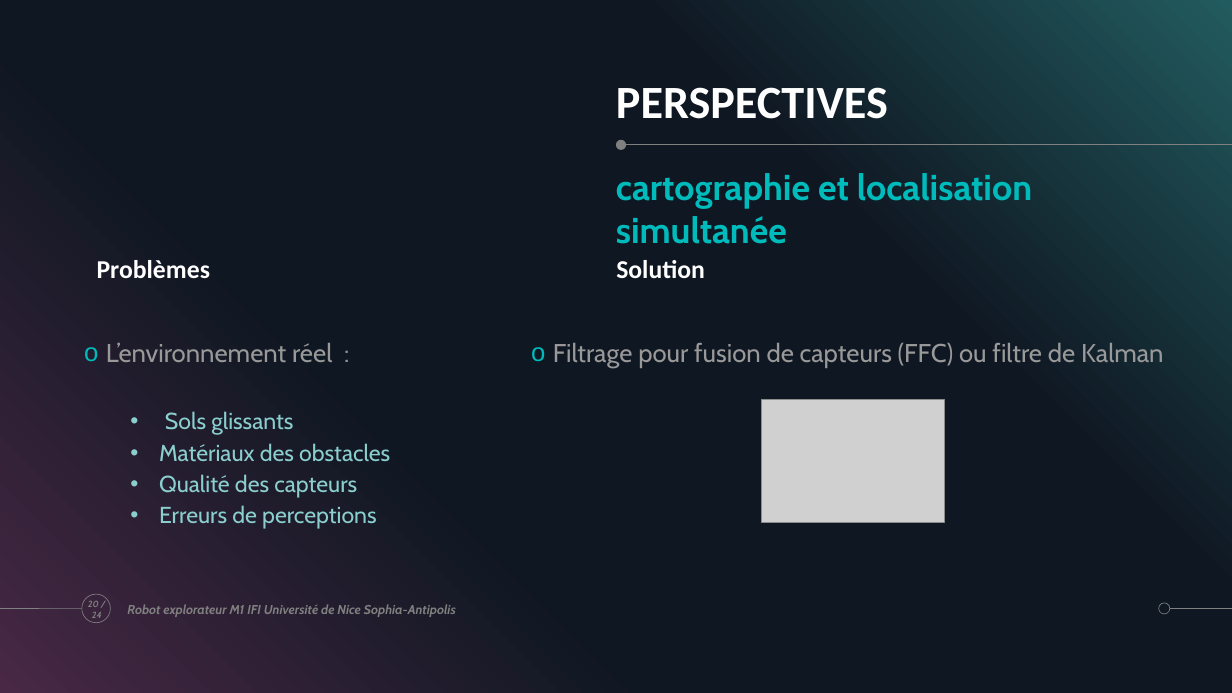
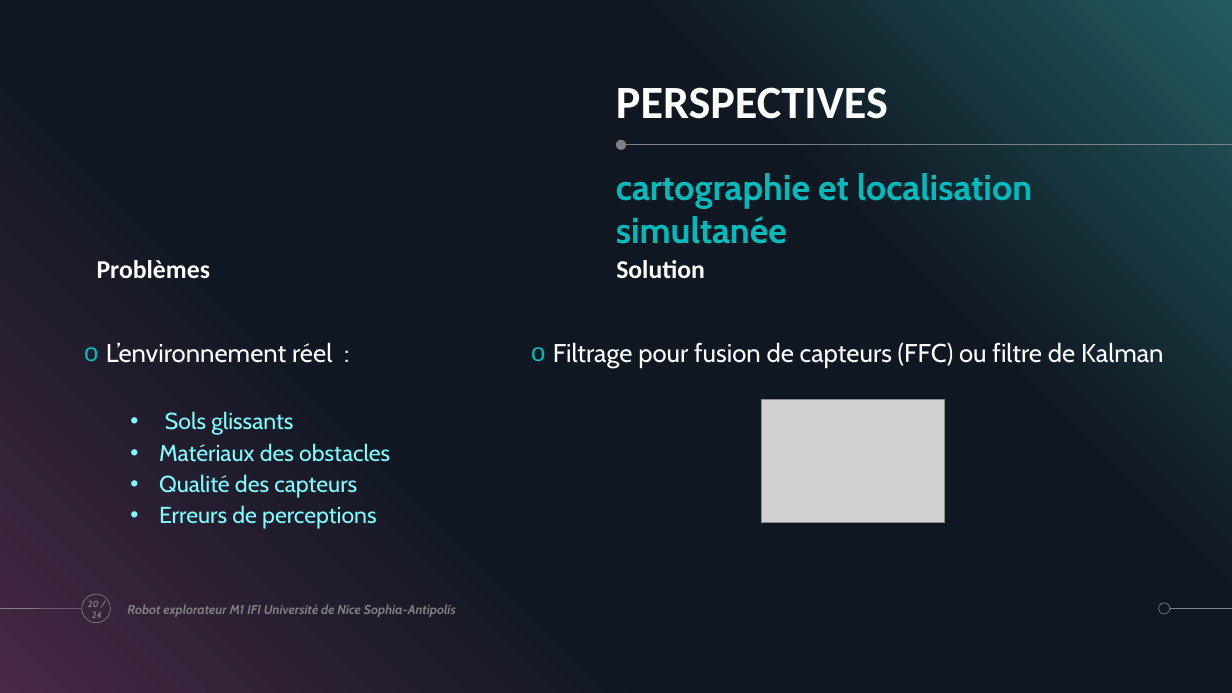
Before and after one commit to ChloeMaccarinelli/TER_M1_S2, a slide deck: slide 20 of doc/Diapo_LOTFI_MACCARINELLI_MARION.pptx. Drawn at 1232x693 pixels with LibreOffice and Linux fonts; fonts in the diff are those of the drawing; grey boxes stand for pictures. Boxes give left, top, right and bottom in pixels: in the first picture for what was removed or moved away, otherwise in the second. Text is boxed around its words. In the diff, an @@ line names an element or a change of style, - is before the commit and + after.

```diff
--- a/doc/Diapo_LOTFI_MACCARINELLI_MARION.pptx
+++ b/doc/Diapo_LOTFI_MACCARINELLI_MARION.pptx
@@ text "L’environnement réel :" at (x1=106, y1=342, x2=390, y2=529): text colour #999999 to #FFFFFF in "L’environnement réel :"; text colour #8CCFCF to #7EFFFF in "Sols glissants", "Matériaux des obstacles", "Qualité des capteurs", "Erreurs de perceptions" @@
@@ text "Filtrage pour fusion de capteurs ..." at (x1=553, y1=342, x2=1163, y2=368): text colour #999999 to #FFFFFF @@
```
Also in this commit, not shown: 10 other slides changed, 3 other files.
